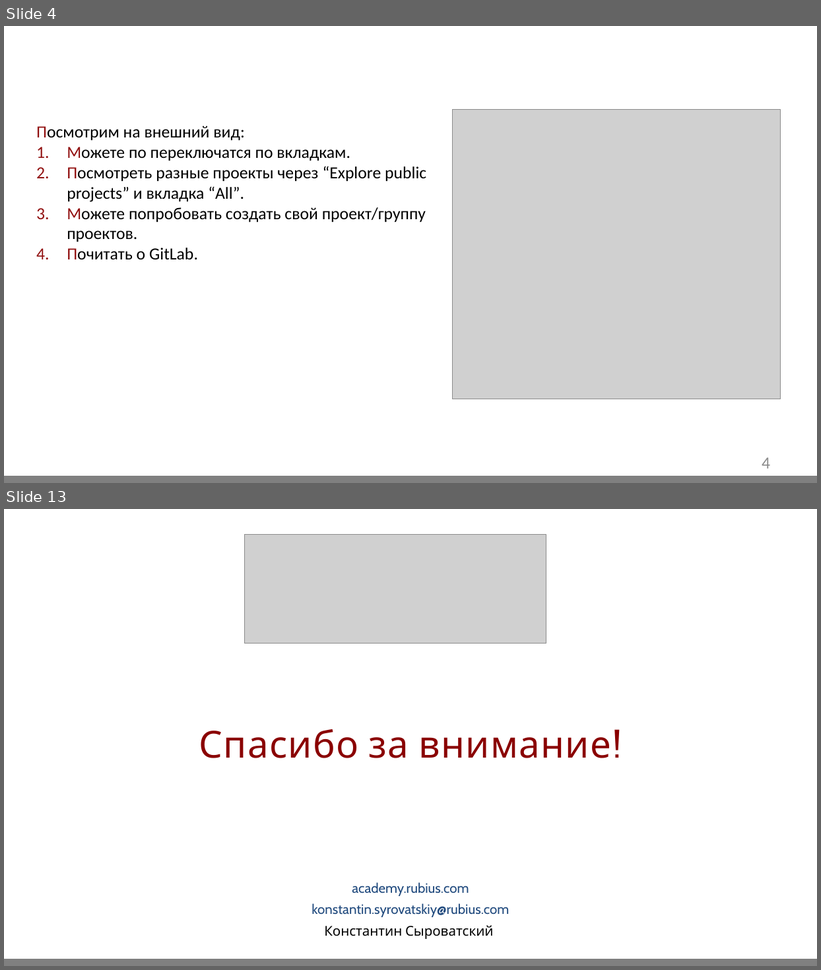
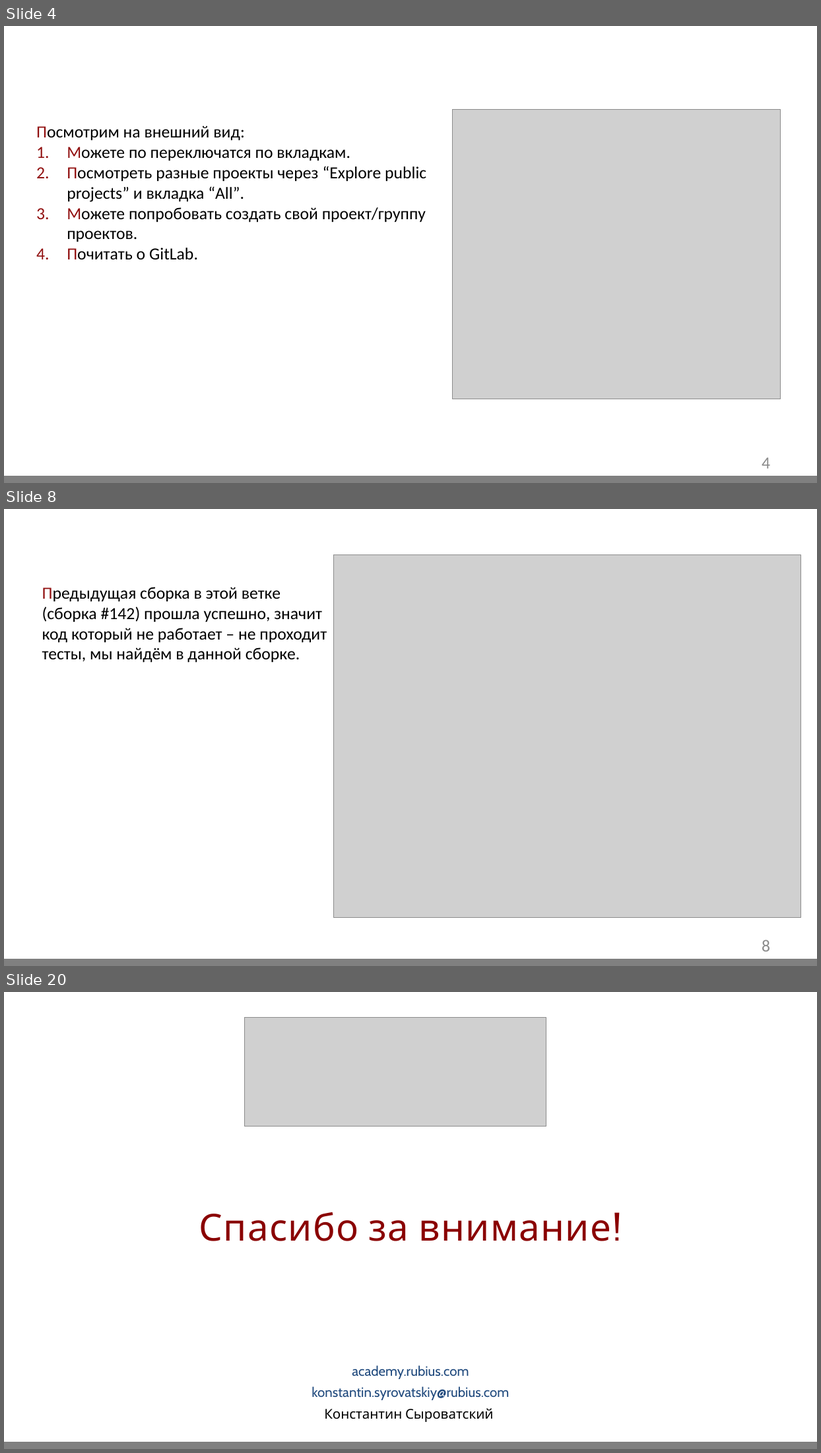
Before and after one commit to GidMaster/qa-courses, a slide deck: Home work.pptx. Shown one above the other, each under a label of ours: slides 4 and 13 before the commit, slides 4, 8 and 20 after it; the slides between them are not shown. The pictures are 821x970 and 821x1453 pixels, drawn with LibreOffice and Linux fonts; fonts in the diff are those of the drawing; grey boxes stand for pictures; background and template pictures are left out. Boxes give left, top, right and bottom in pixels: in the first picture for what was removed or moved away, otherwise in the second. Text is boxed around its words. In the diff, an @@ line names an element or a change of style, - is before the commit and + after.

```diff
--- a/Home work.pptx
+++ b/Home work.pptx
@@ slide 8 added at <box>4,509,817,966</box>, background #FFFFFF; not listed: 2 template elements that a slide beside it also shows @@
@@ picture added at <box>334,555,801,918</box> @@
@@ text added at <box>42,587,327,663</box>, 20 pt, text #000000 @@
+Предыдущая сборка в этой ветке (сборка #142) прошла успешно, значит код который не работает – не проходит тесты, мы найдём в данной сборке.
@@ page number added at <box>762,940,770,952</box>, 20 pt, text #8C8C8C @@
+8
@@ what was slide 13 is now slide 20 @@
```
Also in this commit, not shown: 4 slides changed, 11 other slides added, 6 slides removed, 1 other file.
